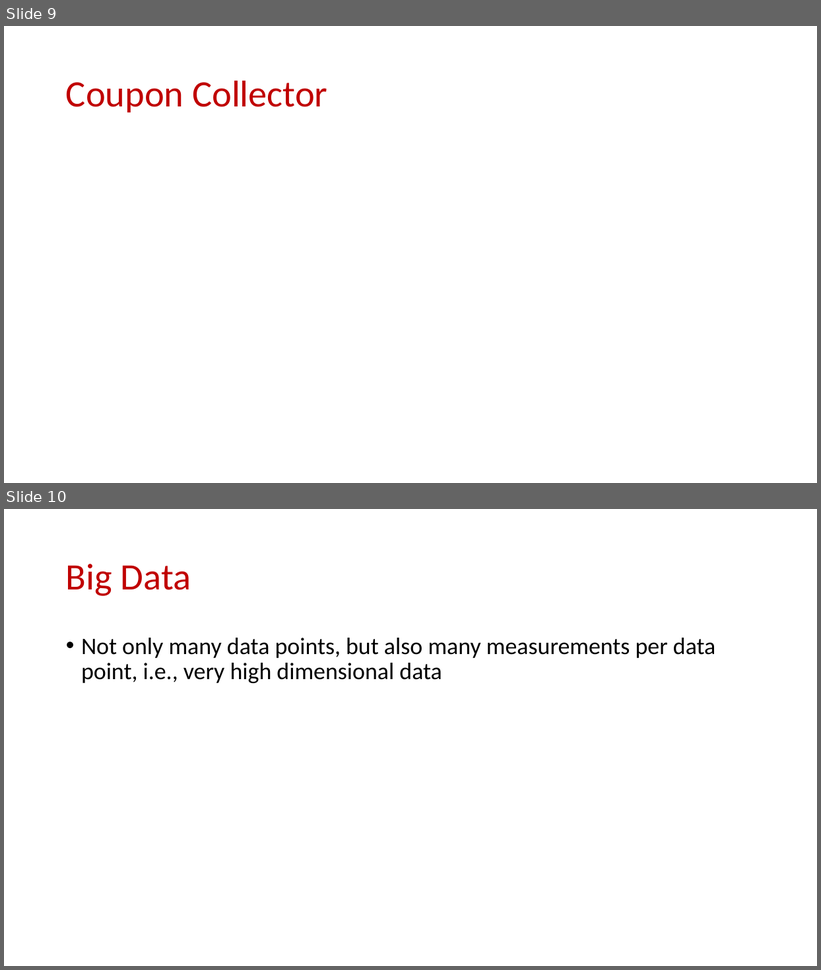
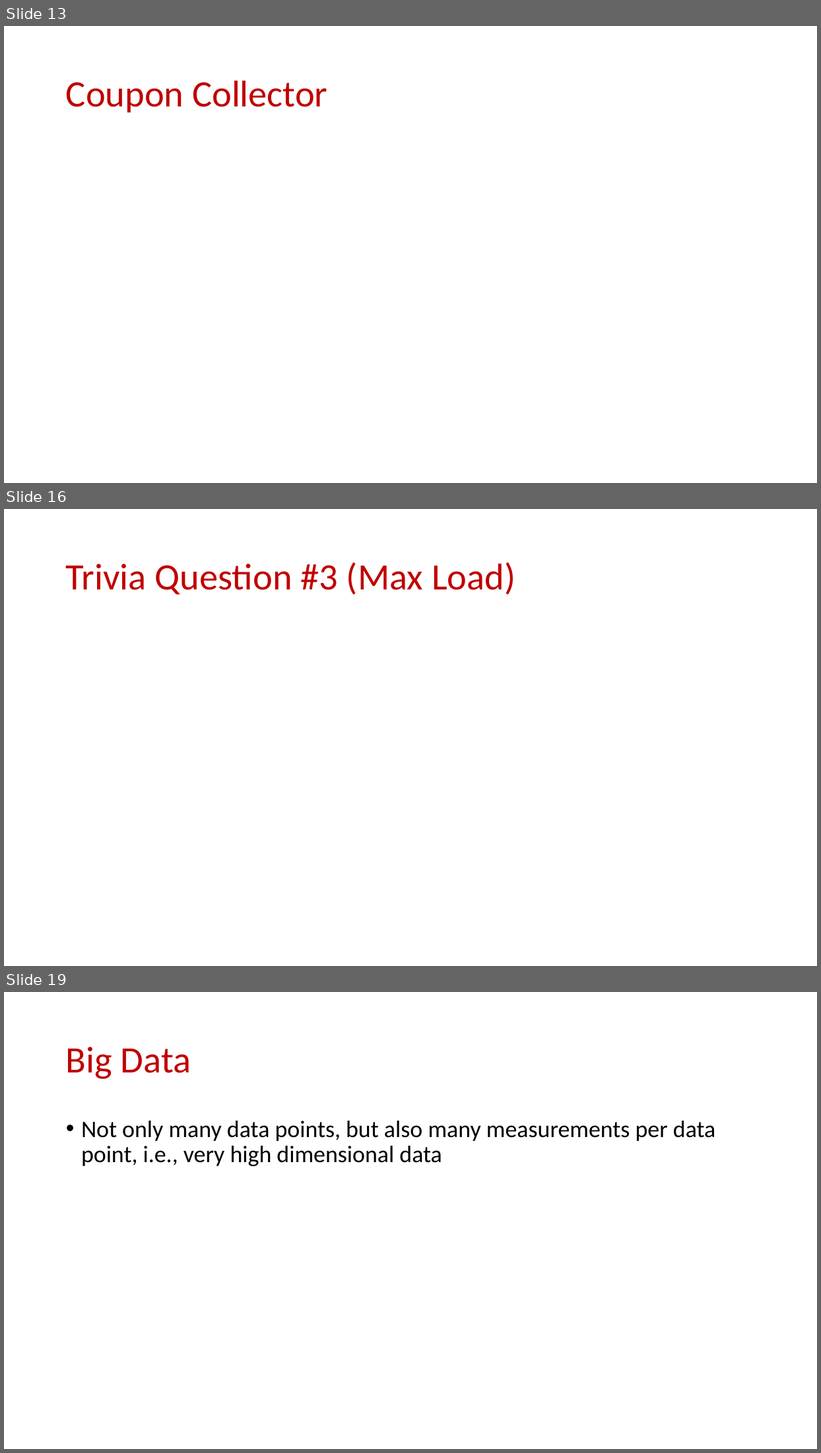
Before and after one commit to samsonzhou/samsonzhou.github.io, a slide deck: CSCE689-23/L7.pptx. Shown one above the other, each under a label of ours: slides 9 and 10 before the commit, slides 13, 16 and 19 after it; the slides between them are not shown. The pictures are 821x970 and 821x1453 pixels, drawn with LibreOffice and Linux fonts; fonts in the diff are those of the drawing; grey boxes stand for pictures. Boxes give left, top, right and bottom in pixels: in the first picture for what was removed or moved away, otherwise in the second. Text is boxed around its words. In the diff, an @@ line names an element or a change of style, - is before the commit and + after.

```diff
--- a/CSCE689-23/L7.pptx
+++ b/CSCE689-23/L7.pptx
@@ slide 16 added at bbox=[4, 509, 817, 966], background #FFFFFF @@
@@ title added at bbox=[66, 562, 516, 595], 44 pt, text #C00000 @@
+Trivia Question #3 (Max Load)
@@ what was slide 9 is now slide 13 @@
@@ what was slide 10 is now slide 19 @@
```
Also in this commit, not shown: 1 slide changed, 24 other slides added, 1 slide removed.
